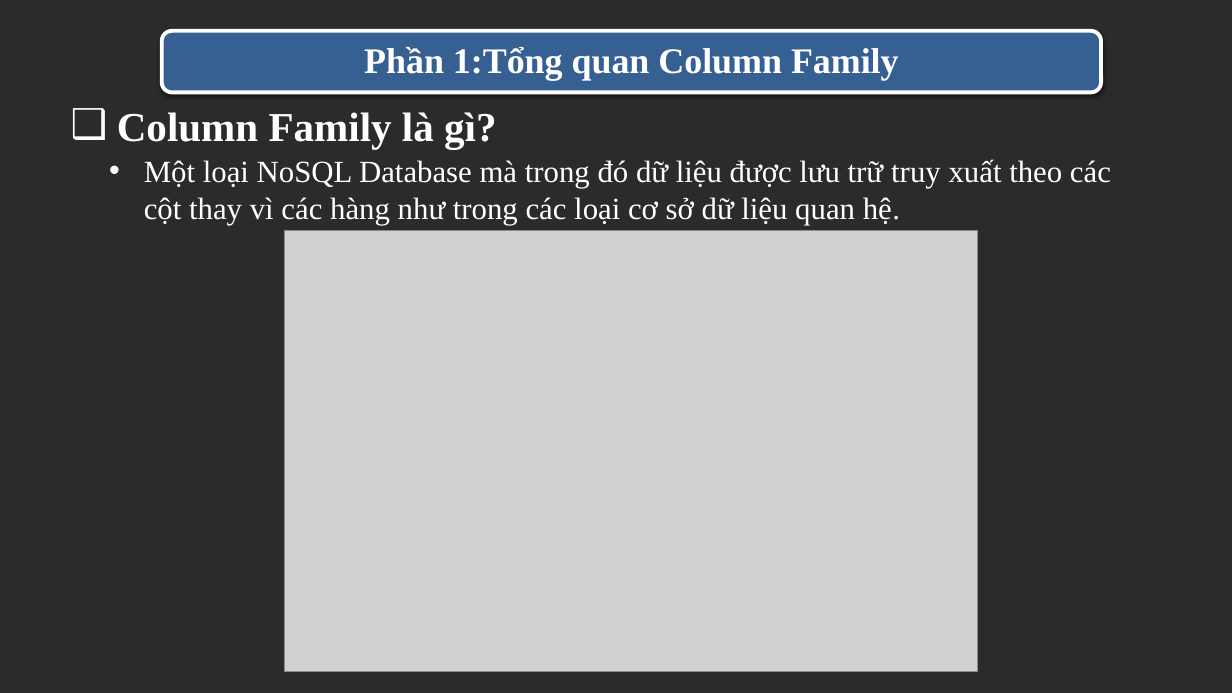
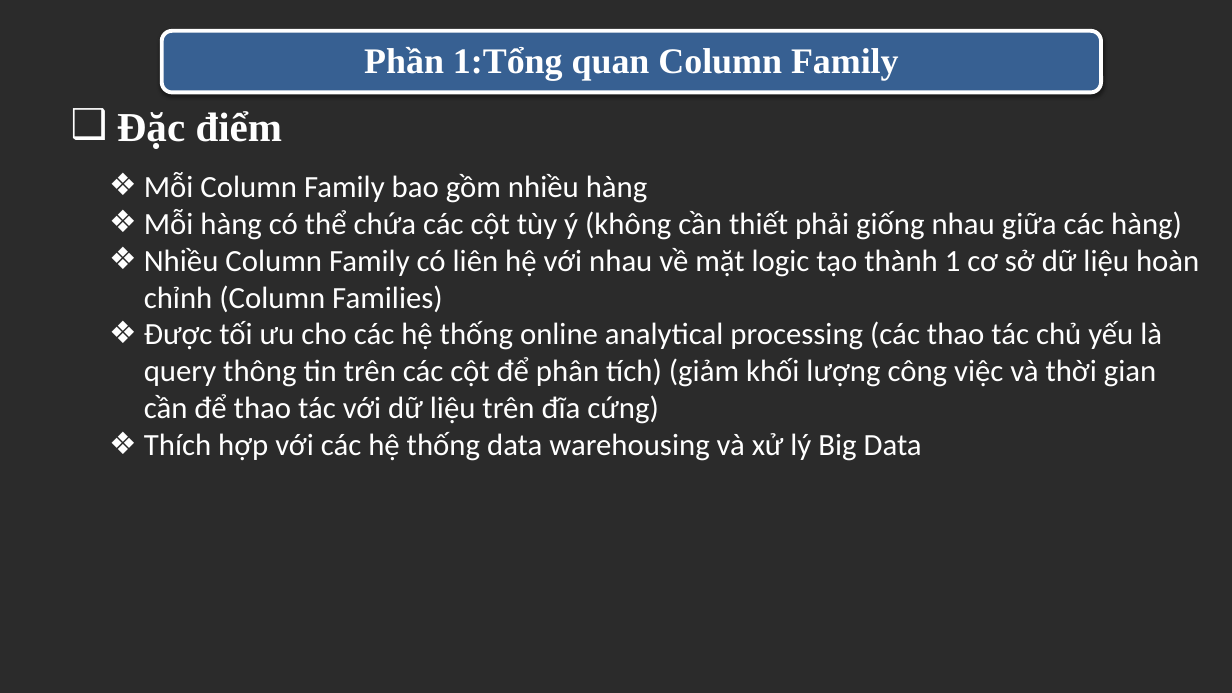
Before and after one commit to trandinhlam/document, a slide deck: slide 4 of HBaseProject/seminar_slide.pptx. Drawn at 1232x693 pixels with LibreOffice and Linux fonts; fonts in the diff are those of the drawing; grey boxes stand for pictures; background and template pictures are left out; a plain dark background stands for a picture behind light text. Boxes give left, top, right and bottom in pixels: in the first picture for what was removed or moved away, otherwise in the second. Text is boxed around its words. In the diff, an @@ line names an element or a change of style, - is before the commit and + after.

```diff
--- a/HBaseProject/seminar_slide.pptx
+++ b/HBaseProject/seminar_slide.pptx
@@ text at (117, 111, 283, 148): text changed @@
-❑ Column Family là gì?
+❑ Đặc điểm
@@ text at (144, 172, 1199, 461): text changed; font Times New Roman to Calibri @@
-• Một loại NoSQL Database mà trong đó dữ liệu được lưu trữ truy xuất theo các cột thay vì các hàng như trong các loại cơ sở dữ liệu quan hệ.
+❖ Mỗi Column Family bao gồm nhiều hàng
+❖ Mỗi hàng có thể chứa các cột tùy ý (không cần thiết phải giống nhau giữa các hàng)
+❖ Nhiều Column Family có liên hệ với nhau về mặt logic tạo thành 1 cơ sở dữ liệu hoàn chỉnh (Column Families)
+❖ Được tối ưu cho các hệ thống online analytical processing (các thao tác chủ yếu là query thông tin trên các cột để phân tích) (giảm khối lượng công việc và thời gian cần để thao tác với dữ liệu trên đĩa cứng)
+❖ Thích hợp với các hệ thống data warehousing và xử lý Big Data
@@ picture removed at (285, 231, 978, 672) @@
```
Also in this commit, not shown: 1 slide added.
